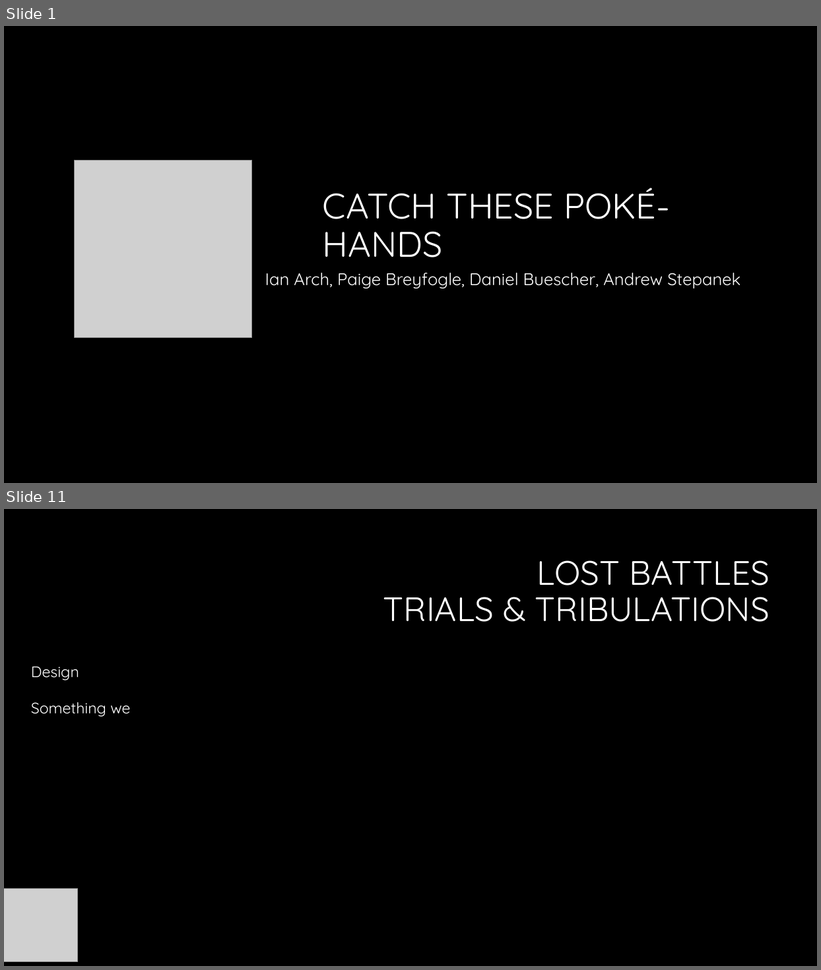
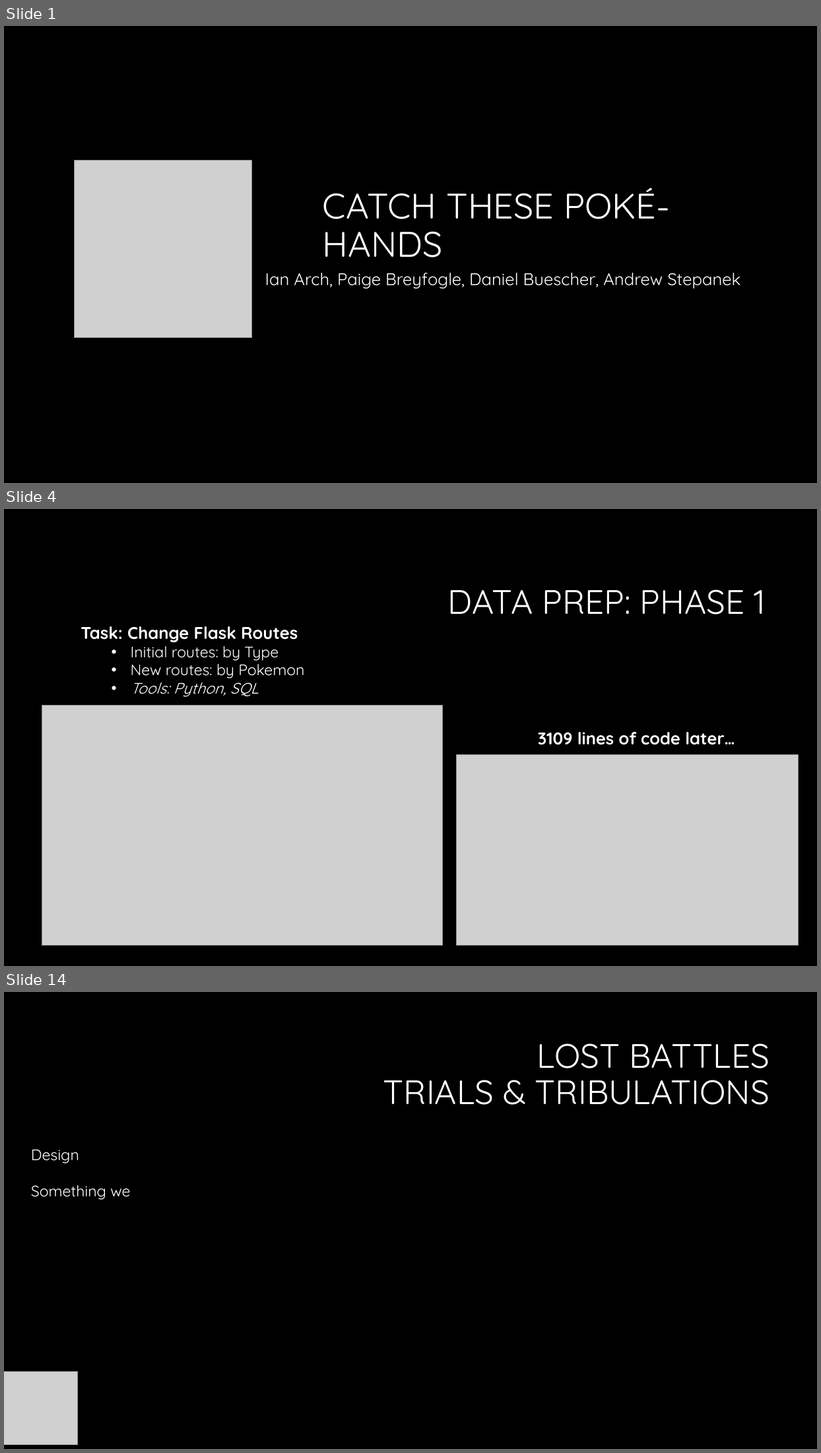
Before and after one commit to Dbuescher8/Final-Project, a slide deck: Final Presentation.pptx. Shown one above the other, each under a label of ours: slides 1 and 11 before the commit, slides 1, 4 and 14 after it; the slides between them are not shown. The pictures are 821x970 and 821x1453 pixels, drawn with LibreOffice and Linux fonts; fonts in the diff are those of the drawing; grey boxes stand for pictures; background and template pictures are left out. Boxes give left, top, right and bottom in pixels: in the first picture for what was removed or moved away, otherwise in the second. Text is boxed around its words. In the diff, an @@ line names an element or a change of style, - is before the commit and + after.

```diff
--- a/Final Presentation.pptx
+++ b/Final Presentation.pptx
@@ slide 4 added at <box>4,509,817,966</box>, background #000000 @@
@@ title added at <box>448,590,765,615</box>, 40 pt, text #FFFFFF @@
+DATA PREP: PHASE 1
@@ text added at <box>81,626,304,697</box>, 18 pt, text #FFFFFF @@
+  Task: Change Flask Routes
+    • Initial routes: by Type
+    • New routes: by Pokemon
+    • Tools: Python, SQL
@@ picture added at <box>42,706,443,946</box> @@
@@ text added at <box>538,732,735,745</box>, 20 pt, text #FFFFFF, bold @@
+  3109 lines of code later…
@@ picture added at <box>456,755,798,946</box> @@
@@ what was slide 11 is now slide 14 @@
```
Also in this commit, not shown: 3 slides changed, 8 other slides added, 6 slides removed, 1 other file.
